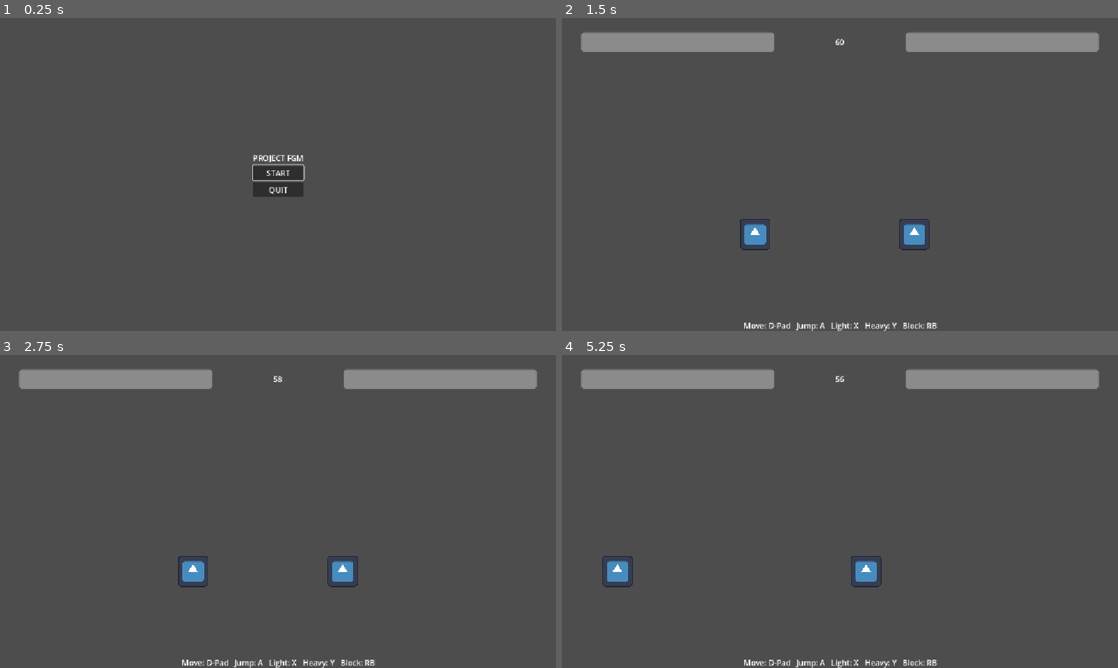
Above: before the commit, frames 1-4 (two rows, left to right).
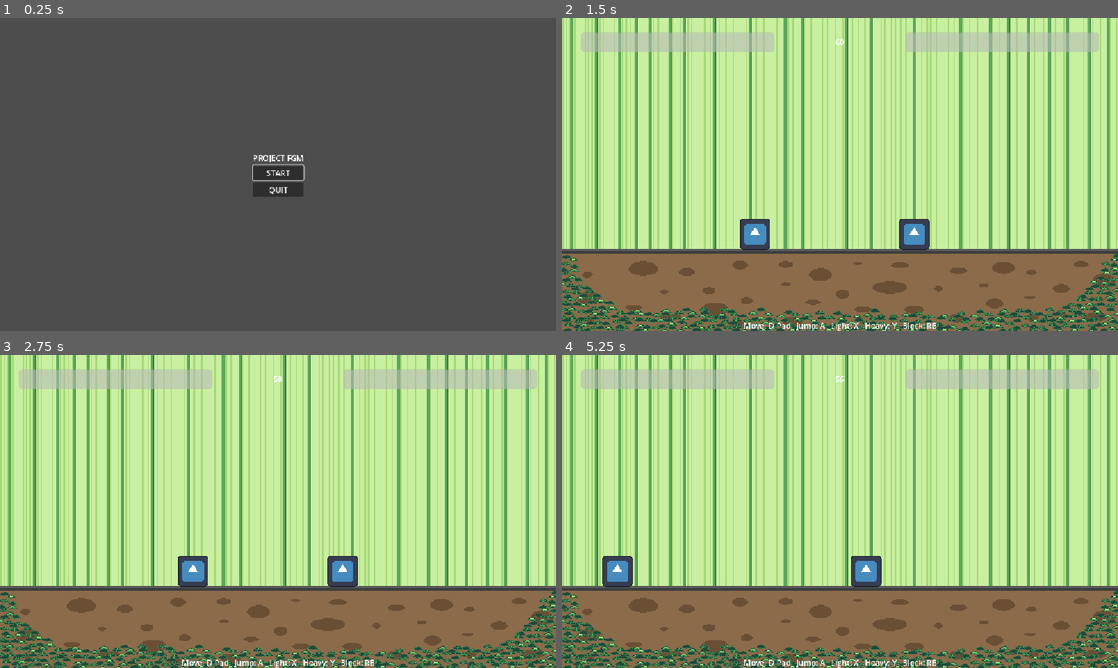
Above: after the commit, the same moments.

Repository: Shaban-0/Project-FG
Game: Godot game, scene res://scenes/main_menu.tscn
Same seed, same stepped clock (60 frames per second), same inputs: the game is played once before the commit and once after it. The engine's default icon, where the game draws it, is replaced by a stand-in: a white triangle on a blue panel in a dark square.
Inputs:
- Up to frame 1 (0.25 s): no input
- Up to frame 2 (1.5 s): click "START" at 0.5 s; tap Enter at 1.25 s; tap Left (p2_left) at 1.35 s
- Up to frame 3 (2.75 s): tap Space (p1_jump) at 1.52, 2.27 s; tap Left (p2_left) at 2.1 s
- Up to frame 4 (5.25 s): tap Space (p1_jump) at 2.75, 3.77, 4.52 s; hold A (p1_left) 2.78-3.53 s; tap Left (p2_left) every 0.75 s from 2.85 to 5.1 s; tap Enter at 5 s; hold A (p1_left) from 5.03 s (still down)

The runs differ from the first frame. In frame 1, 0.1% of the frame differs, in the area x 45-55%, y 43-57%; in frame 2, 97%, in the area x 0-100%, y 0-100%; in frame 3, 97%; in frame 4, 97%.

Commit message:
Feature (art): added stage art [FGM-24]

Diff:
--- a/project.godot
+++ b/project.godot
@@ -17,7 +17,6 @@
 
 [display]
 
-window/size/mode=4
 window/stretch/mode="canvas_items"
 
 [input]
@@ -126,4 +125,5 @@
 
 [rendering]
 
+textures/canvas_textures/default_texture_filter=0
 rendering_device/driver.windows="d3d12"
--- a/scenes/main.tscn
+++ b/scenes/main.tscn
@@ -2,6 +2,7 @@
 
 [ext_resource type="Script" uid="uid://bxtv26oeeunlu" path="res://scripts/match_manager.gd" id="1_0wfyh"]
 [ext_resource type="PackedScene" uid="uid://brfbusxnuh806" path="res://scenes/player.tscn" id="1_o5qli"]
+[ext_resource type="Texture2D" uid="uid://d3vcuei8cokia" path="res://assets/stages/backgrounds/bamboo_stage.png" id="2_sugp2"]
 
 [sub_resource type="RectangleShape2D" id="RectangleShape2D_o6byh"]
 size = Vector2(1152, 27)
@@ -9,6 +10,10 @@
 [node name="Main" type="Node2D" unique_id=585262306]
 process_mode = 3
 script = ExtResource("1_0wfyh")
+
+[node name="BambooStage" type="Sprite2D" parent="." unique_id=452457271]
+position = Vector2(576, 324)
+texture = ExtResource("2_sugp2")
 
 [node name="StaticBody2D" type="StaticBody2D" parent="." unique_id=912016568]
 
@@ -139,6 +144,7 @@
 
 [node name="ResultLabel" type="Label" parent="HUD/ResultOverlay/VBox" unique_id=818380794]
 layout_mode = 2
+horizontal_alignment = 1
 
 [node name="RematchButton" type="Button" parent="HUD/ResultOverlay/VBox" unique_id=1659577065]
 layout_mode = 2
@@ -183,6 +189,7 @@
 [node name="Label" type="Label" parent="HUD/PauseOverlay/VBox" unique_id=1964569713]
 layout_mode = 2
 text = "PAUSED"
+horizontal_alignment = 1
 
 [node name="ResumeButton" type="Button" parent="HUD/PauseOverlay/VBox" unique_id=769153161]
 layout_mode = 2
Binary file added: assets/stages/backgrounds/bamboo_stage.png
Not shown, added: assets/stages/backgrounds/bamboo_stage.png.import
